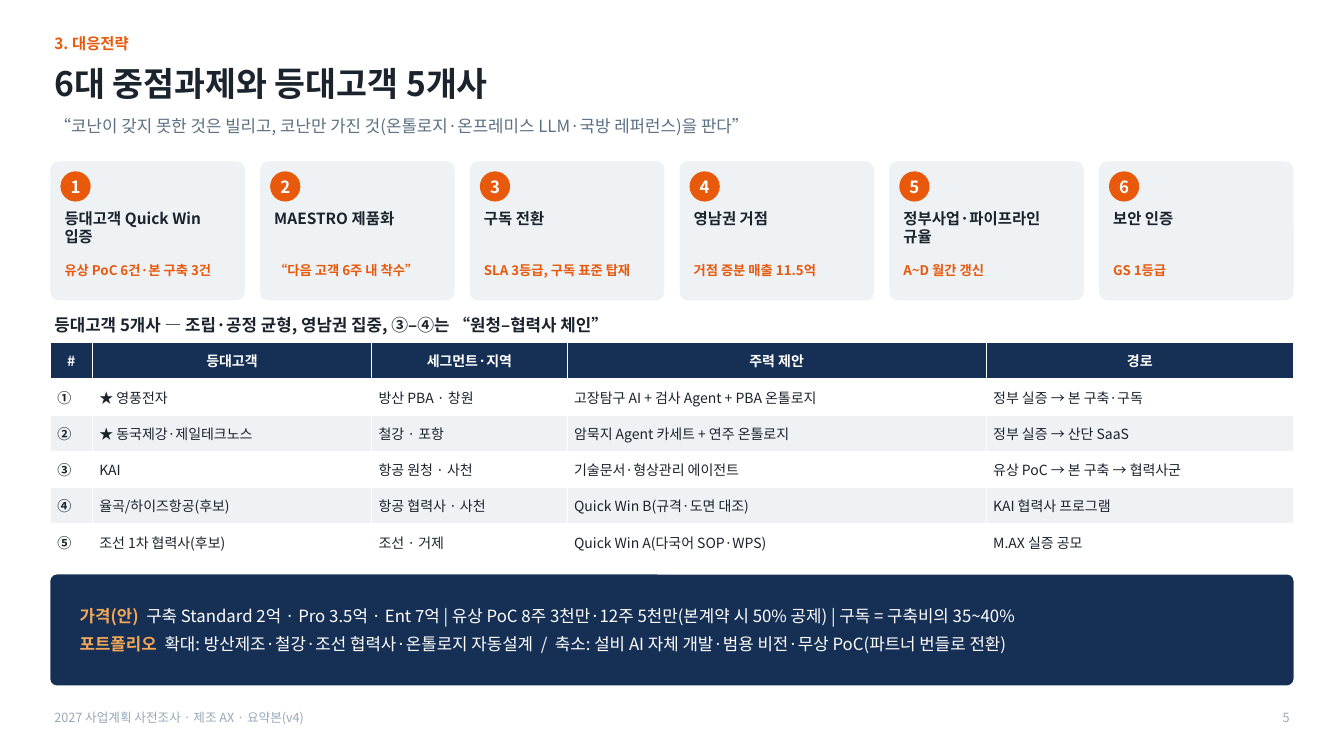
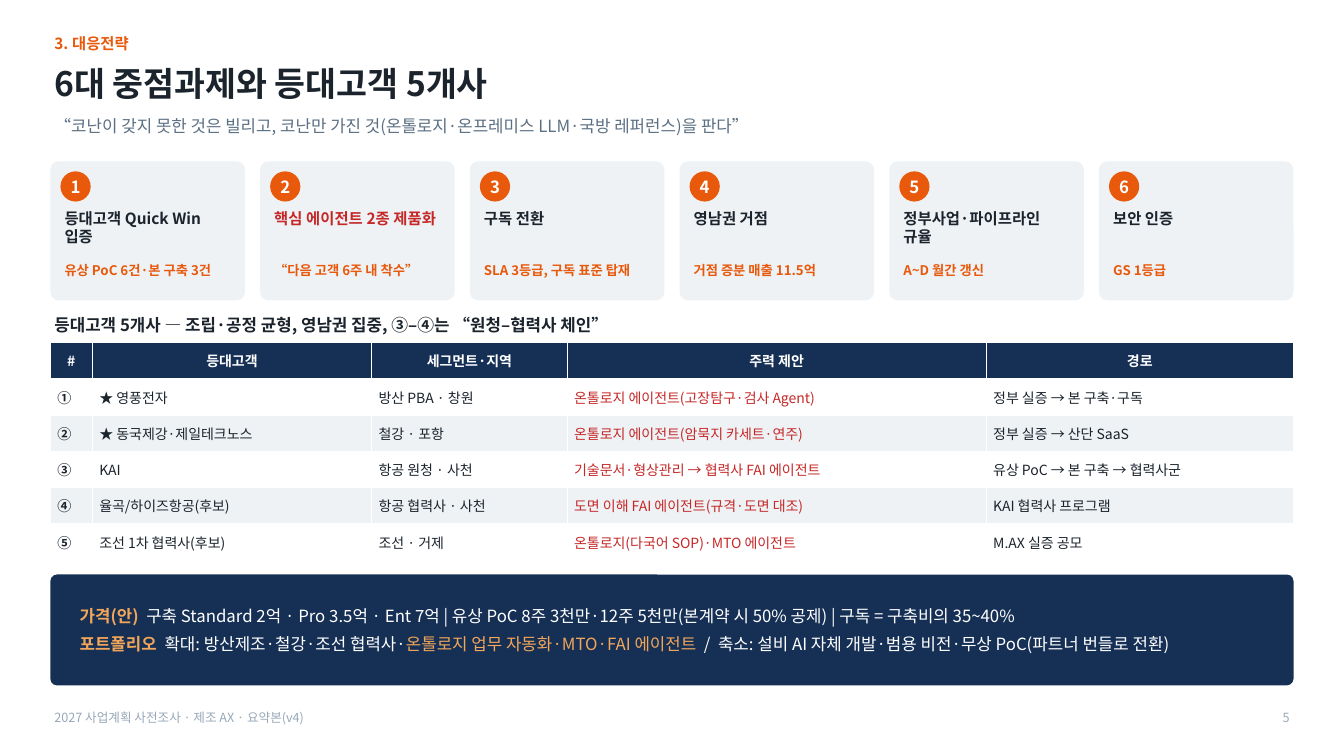
Before and after one commit to Jacob-Yeom/claude, a slide deck: slide 6 of output/2027_mfg_AX_summary_v4_1_product_roadmap_supplement.pptx. Drawn at 1344x756 pixels with LibreOffice and Linux fonts; fonts in the diff are those of the drawing. Boxes give left, top, right and bottom in pixels: in the first picture for what was removed or moved away, otherwise in the second. Text is boxed around its words. In the diff, an @@ line names an element or a change of style, - is before the commit and + after.

```diff
--- a/output/2027_mfg_AX_summary_v4_1_product_roadmap_supplement.pptx
+++ b/output/2027_mfg_AX_summary_v4_1_product_roadmap_supplement.pptx
@@ text at box(274, 211, 436, 226): text changed; text colour #1B232C to #C62828 @@
-MAESTRO 제품화
+핵심 에이전트 2종 제품화
@@ table at box(50, 343, 1295, 561) @@
-row 2, column 4: 고장탐구 AI + 검사 Agent + PBA 온톨로지
+row 2, column 4: 온톨로지 에이전트(고장탐구·검사 Agent)
-row 3, column 4: 암묵지 Agent 카세트 + 연주 온톨로지
+row 3, column 4: 온톨로지 에이전트(암묵지 카세트·연주)
-row 4, column 4: 기술문서·형상관리 에이전트
+row 4, column 4: 기술문서·형상관리 → 협력사 FAI 에이전트
-row 5, column 4: Quick Win B(규격·도면 대조)
+row 5, column 4: 도면 이해 FAI 에이전트(규격·도면 대조)
-row 6, column 4: Quick Win A(다국어 SOP·WPS)
+row 6, column 4: 온톨로지(다국어 SOP)·MTO 에이전트
@@ text at box(80, 636, 1170, 653): text changed @@
-포트폴리오 확대: 방산제조·철강·조선 협력사·온톨로지 자동설계 / 축소: 설비 AI 자체 개발·범용 비전·무상 PoC(파트너 번들로 전환)
+포트폴리오 확대: 방산제조·철강·조선 협력사·온톨로지 업무 자동화·MTO·FAI 에이전트 / 축소: 설비 AI 자체 개발·범용 비전·무상 PoC(파트너 번들로 전환)
```
Also in this commit, not shown: 9 other slides changed, 2 other files.
